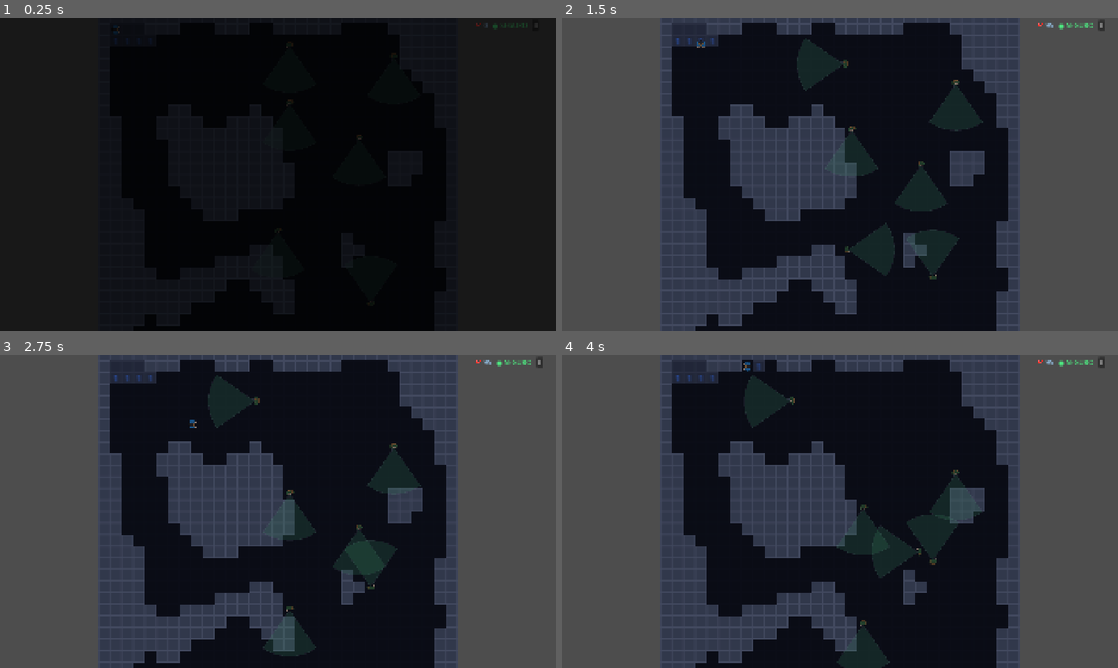
Above: before the commit, frames 1-4 (two rows, left to right).
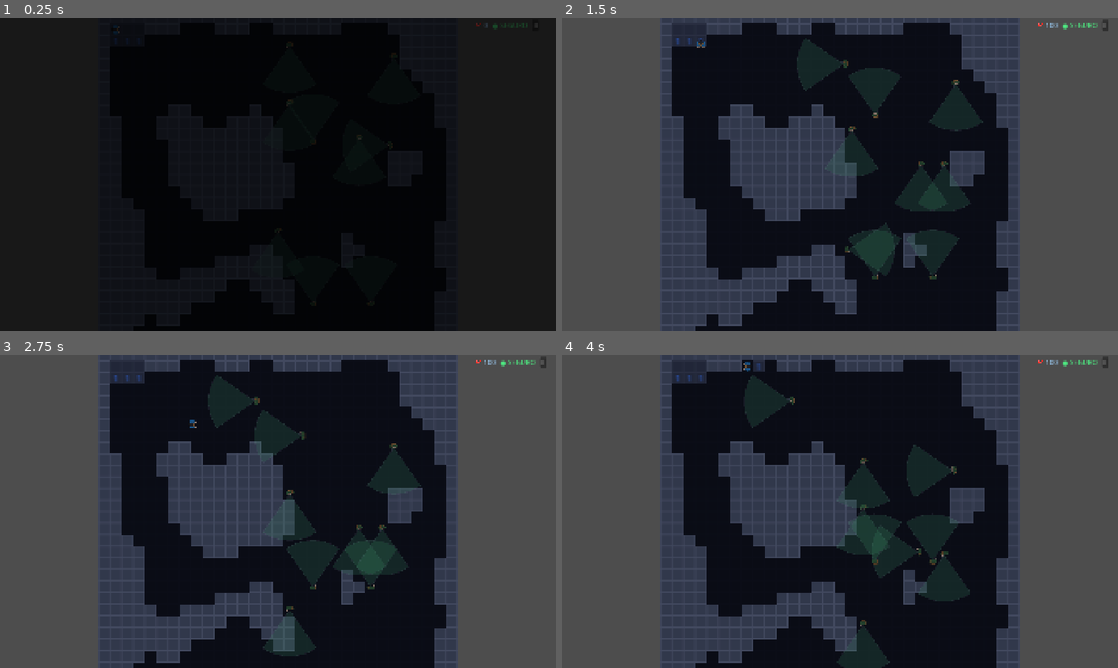
Above: after the commit, the same moments.

Repository: MayraSRS04/Darkfield
Game: Godot game, scene res://scenes/01_juego.tscn
Same seed, same stepped clock (60 frames per second), same inputs: the game is played once before the commit and once after it. This scene is started directly instead of the project's main scene.
Inputs:
- Up to frame 1 (0.25 s): no input
- Up to frame 2 (1.5 s): tap Enter (ui_accept) at 0.5, 0.77 s; hold Right (ui_right) 0.53-1.28 s; tap Space at 0.6 s; hold Down (ui_down) from 1.28 s (still down); tap F at 1.35 s
- Up to frame 3 (2.75 s): tap Enter (ui_accept) at 1.52 s; release Down (ui_down) at 2.03 s; hold Right (ui_right) from 2.03 s (still down); tap E at 2.1 s
- Up to frame 4 (4 s): release Right (ui_right) at 2.78 s; hold Up (ui_up) 2.78-3.53 s; tap Tab at 2.85 s; tap Enter (ui_accept) at 3.02, 3.77 s; hold Left (ui_left) from 3.53 s (still down); tap Space at 3.6 s

The runs differ from the first frame. In frame 1, less than 0.1% of the frame differs, in the area x 27-71%, y 6-91%; in frame 2, 1.7%; in frame 3, 2.0%; in frame 4, 2.9%, in the area x 26-99%, y 1-79%.

Commit message:
fix: tablero, logica buscaminas y densidad de minas

Diff:
--- a/autoload/game_manager.gd
+++ b/autoload/game_manager.gd
@@ -23,9 +23,9 @@
 const DANIO_BAZUKA := 50
 
 const CONFIGURACIONES := [
-	{"filas": 31, "columnas": 31, "minas": 95, "cazadores": 6},
-	{"filas": 61, "columnas": 61, "minas": 125, "cazadores": 10},
-	{"filas": 81, "columnas": 81, "minas": 180, "cazadores": 14},
+	{"filas": 31, "columnas": 31, "minas": 100, "cazadores": 9},
+	{"filas": 41, "columnas": 41, "minas": 250, "cazadores": 15},
+	{"filas": 61, "columnas": 61, "minas": 390, "cazadores": 20},
 ]
 
 const ITEMS_POR_NIVEL := [
--- a/scripts/logica/tablero.gd
+++ b/scripts/logica/tablero.gd
@@ -75,31 +75,36 @@
 		for col in range(columnas):
 			if celdas[fila][col]["mina"]:
 				continue
+			if bloqueadas.has(Vector2i(fila, col)):
+				continue
 			var cuenta := 0
 			for v in _vecinas(fila, col):
+				if bloqueadas.has(v):
+					continue
 				if celdas[v.x][v.y]["mina"]:
 					cuenta += 1
 			celdas[fila][col]["numero"] = cuenta
 
 
 func revelar(fila: int, col: int) -> void:
-	if not _dentro(fila, col):
-		return
-	if bloqueadas.has(Vector2i(fila, col)):
-		return
-	var celda = celdas[fila][col]
-	if celda["revelada"] or celda["abanderada"]:
-		return
-
-	celda["revelada"] = true
-
-	if celda["mina"]:
-		return
-
-	if celda["numero"] == 0:
-		for v in _vecinas(fila, col):
-			revelar(v.x, v.y)
-
+	var cola: Array[Vector2i] = [Vector2i(fila, col)]
+	while not cola.is_empty():
+		var actual: Vector2i = cola.pop_front()
+		if not _dentro(actual.x, actual.y):
+			continue
+		if bloqueadas.has(actual):
+			continue
+		var celda = celdas[actual.x][actual.y]
+		if celda["revelada"] or celda["abanderada"]:
+			continue
+		celda["revelada"] = true
+		if celda["mina"]:
+			continue
+		if celda["numero"] == 0:
+			for dir in [Vector2i(0,1), Vector2i(0,-1), Vector2i(1,0), Vector2i(-1,0)]:
+				var vecino : Vector2i = actual + dir
+				if not bloqueadas.has(vecino):
+					cola.append(vecino)
 
 func abanderar(fila: int, col: int) -> void:
 	if not _dentro(fila, col):
